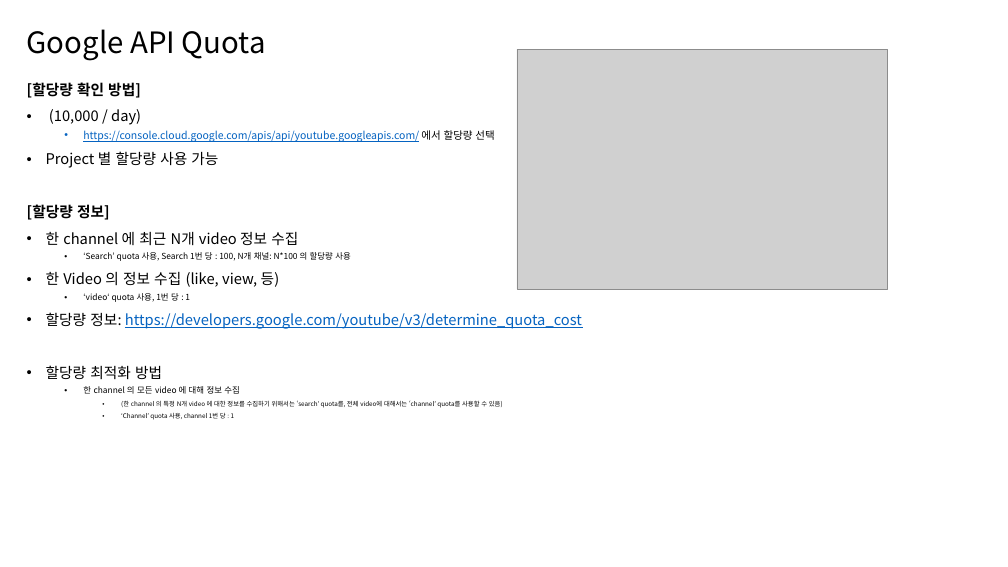
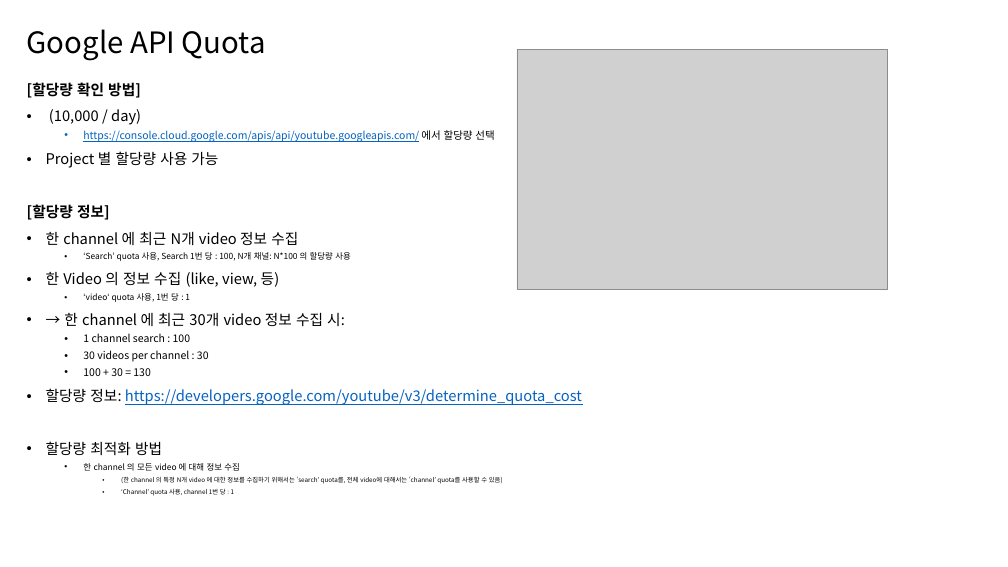
Before and after one commit to yoonji-jang/InfluencerAnalysis, a slide deck: slide 5 of InfluencerAnalysis_UserGuide.pptx. Drawn at 1008x567 pixels with LibreOffice and Linux fonts; fonts in the diff are those of the drawing; grey boxes stand for pictures. Boxes give left, top, right and bottom in pixels: in the first picture for what was removed or moved away, otherwise in the second. Text is boxed around its words. In the diff, an @@ line names an element or a change of style, - is before the commit and + after.

```diff
--- a/InfluencerAnalysis_UserGuide.pptx
+++ b/InfluencerAnalysis_UserGuide.pptx
@@ text at (64,313,345,376): paragraphs added @@
+• → 한 channel 에 최근 30개 video 정보 수집 시:
+  • 1 channel search : 100
+  • 30 videos per channel : 30
+  • 100 + 30 = 130
```
Also in this commit, not shown: 2 other slides changed.
